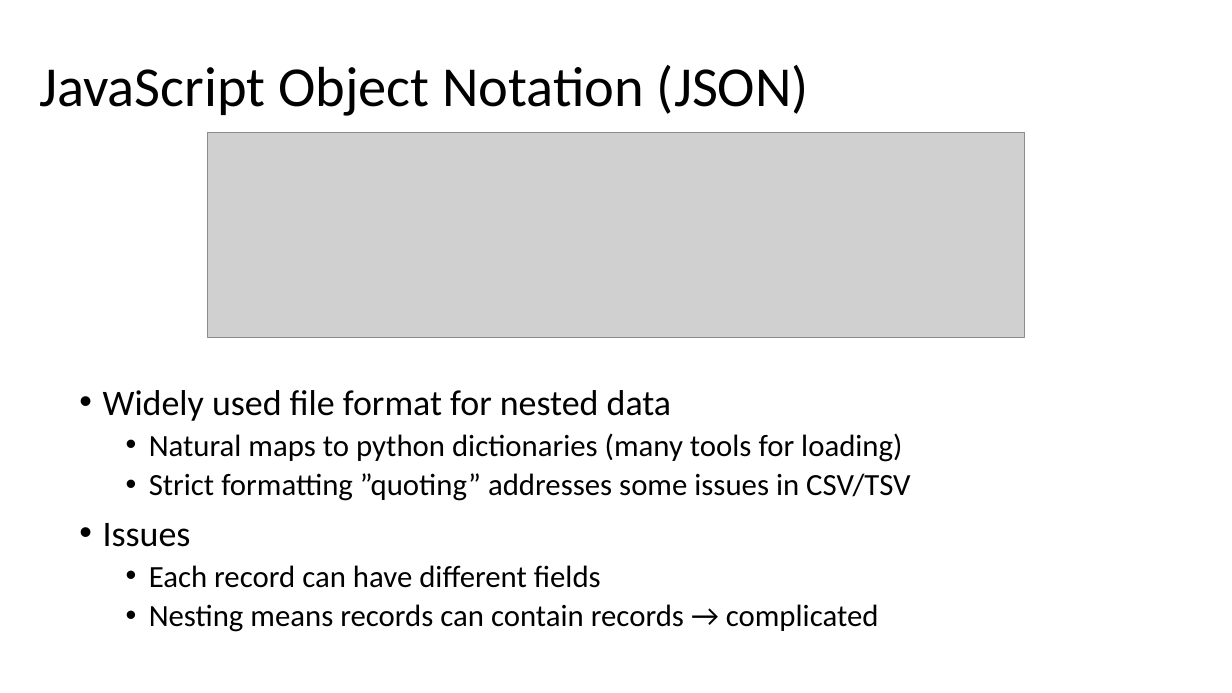
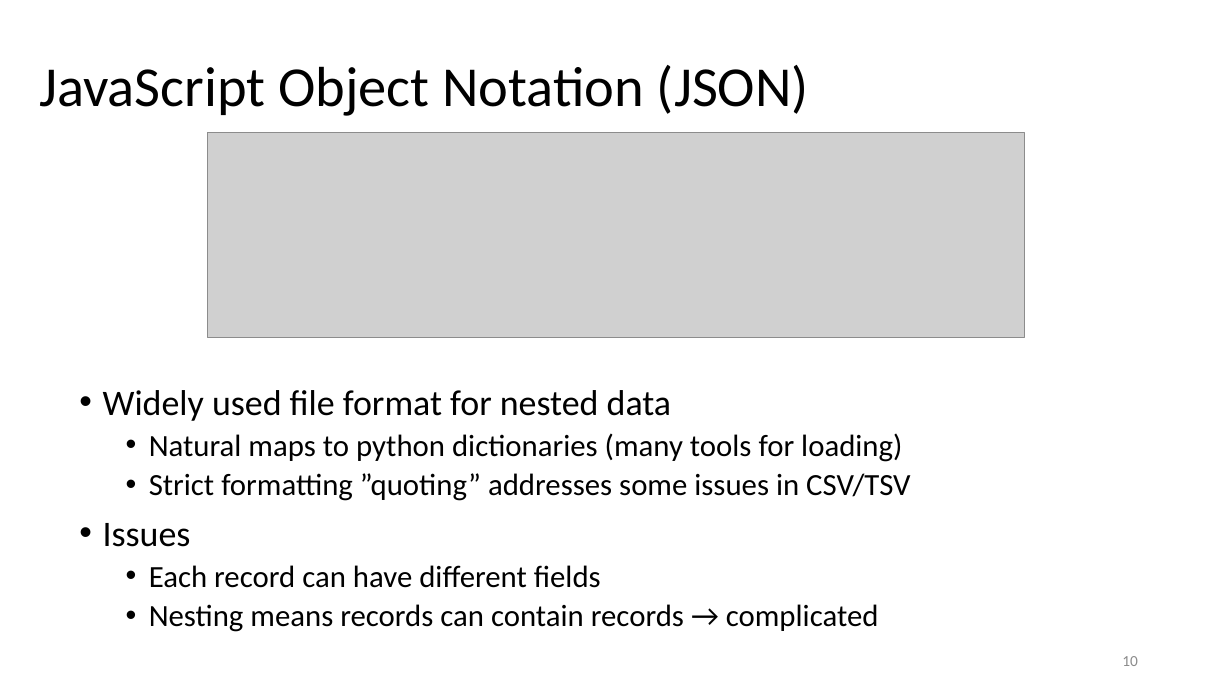
Before and after one commit to joshasuncion/ER-190C, a slide deck: slide 10 of lecture/Lecture 6 Sept 11/6 Data Cleaning, EDA and Energy.pptx (slide 9 before the commit). Drawn at 1232x693 pixels with LibreOffice and Linux fonts; fonts in the diff are those of the drawing; grey boxes stand for pictures. Boxes give left, top, right and bottom in pixels: in the first picture for what was removed or moved away, otherwise in the second. Text is boxed around its words. In the diff, an @@ line names an element or a change of style, - is before the commit and + after.

```diff
--- a/lecture/Lecture 6 Sept 11/6 Data Cleaning, EDA and Energy.pptx
+++ b/lecture/Lecture 6 Sept 11/6 Data Cleaning, EDA and Energy.pptx
@@ page number added at (1122, 656, 1138, 666), 12 pt, text #8C8C8C @@
+10
```
Also in this commit, not shown: 8 other slides changed, 1 slide added, 1 slide removed, 3 other files.
